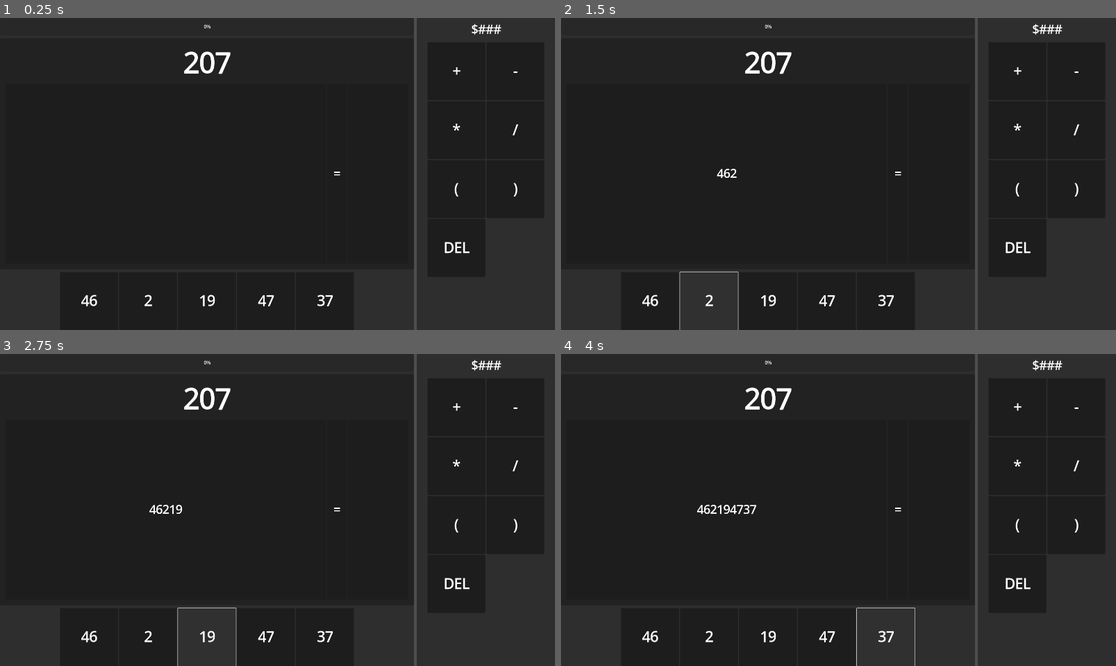
Above: before the commit, frames 1-4 (two rows, left to right).
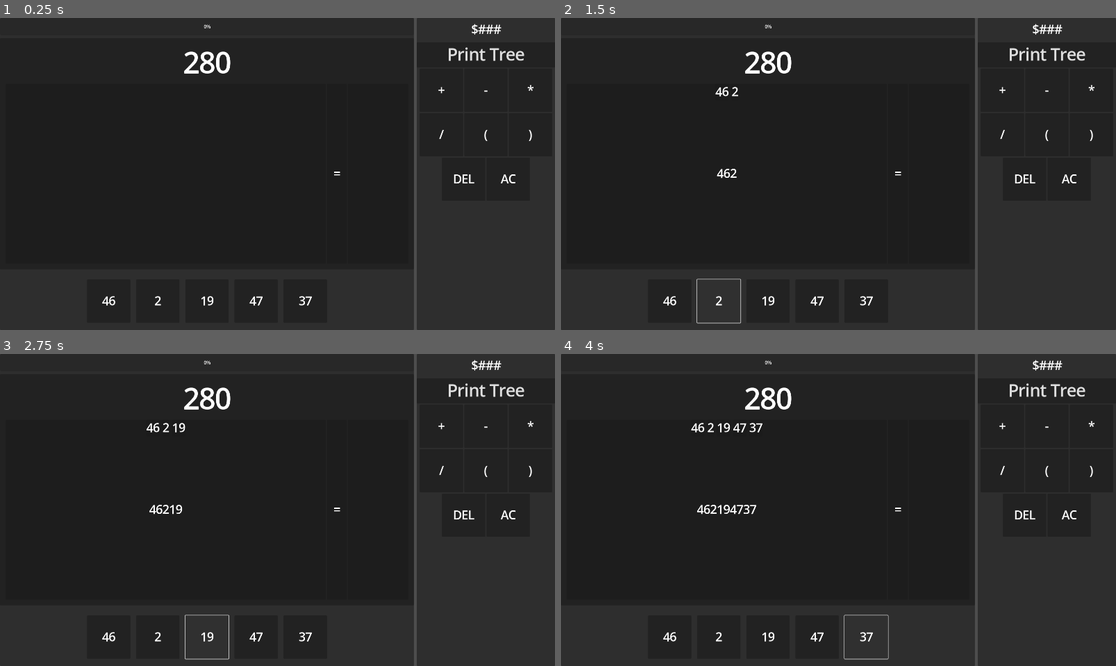
Above: after the commit, the same moments.

Repository: tohuynhphuc/Calculator-Game
Game: Godot game, scene res://game.tscn
The game is run twice, just before and just after one commit, with the same random seed, the same clock (stepped at 60 frames per second) and the same inputs.
Inputs:
- Up to frame 1 (0.25 s): no input
- Up to frame 2 (1.5 s): click "46" at 0.5 s; click "2" at 1.25 s
- Up to frame 3 (2.75 s): click "19" at 2 s
- Up to frame 4 (4 s): click "47" at 2.75 s; click "37" at 3.5 s

The runs differ from the first frame. In frame 1, 1.1% of the frame differs, in the area x 14-97%, y 9-93%; in frame 2, 1.4%; in frame 3, 1.4%; in frame 4, 1.5%, in the area x 14-97%, y 9-100%.

Commit message:
Add Maths display (barely working but it's cool)

Diff:
--- a/game_manager.gd
+++ b/game_manager.gd
@@ -3,10 +3,11 @@
 var generatedTarget: int
 var minValue: int = 100
 var maxValue: int = 999
+var expression: Array[String]
 
 # Called when the node enters the scene tree for the first time.
 func _ready() -> void:
-	generateTargetNumber()
+	generate_target_number()
 
 
 # Called every frame. 'delta' is the elapsed time since the previous frame.
@@ -14,6 +15,29 @@
 	pass
 
 
-func generateTargetNumber() -> void:
+func generate_target_number() -> void:
 	generatedTarget = randi() % (maxValue - minValue + 1) + minValue
-	print(generatedTarget)
+
+
+func get_tree_from_expression(start_id: int = 0, type: TreeNode.NODE_TYPE = TreeNode.NODE_TYPE.EXPRESSION) -> Array:
+	var root: TreeNode = TreeNode.new()
+	root.type = type
+	var i: int = start_id
+	var n: int = len(expression)
+	while i < n:
+		var token = expression[i]
+		var node: TreeNode = TreeNode.new()
+		if token.is_valid_float():
+			root.add_child(token, TreeNode.NODE_TYPE.NUMBER)
+		elif Operators.OPERATORS.has(token):
+			root.add_child(token, TreeNode.NODE_TYPE.OPERATOR)
+		elif Operators.FUNCTIONS.has(token):
+			root.add_child(token, TreeNode.NODE_TYPE.FUNCTION)
+		elif token == "(":
+			var res = get_tree_from_expression(i + 1, TreeNode.NODE_TYPE.BRACKET)
+			root.add_child_node(res[0])
+			i = res[1]
+		elif token == ")":
+			return [root, i]
+		i += 1
+	return [root, i]
--- /dev/null
+++ b/objects/buttons/arrow_keys_buttons/left_arrow_btn.gd
@@ -0,0 +1,23 @@
+class_name LeftArrowBtn
+extends BaseBtn
+
+
+const LEFT_ARROW_BTN_SCENE = preload("res://objects/buttons/arrow_keys_buttons/left_arrow_btn.tscn")
+
+static func new_btn(_value: String, _type: btn_type = btn_type.ARROW_LEFT) -> LeftArrowBtn:
+	var new_btn: LeftArrowBtn = LEFT_ARROW_BTN_SCENE.instantiate()
+	new_btn.set_value(_value)
+	new_btn.set_type(_type)
+	return new_btn
+
+
+# Called when the node enters the scene tree for the first time.
+func _ready() -> void:
+	pass
+
+
+func _on_button_pressed() -> void:
+	EventBus.arrow_button_clicked.emit(type == btn_type.ARROW_LEFT)
+
+	print("Button pressed " + label.text)
+	EventBus.equation_changed.emit()
--- /dev/null
+++ b/objects/buttons/arrow_keys_buttons/left_arrow_btn.tscn
@@ -0,0 +1,9 @@
+[gd_scene load_steps=3 format=3 uid="uid://ccf2qedwxu4q8"]
+
+[ext_resource type="PackedScene" uid="uid://8h5l3r7g8np4" path="res://objects/buttons/base_btn.tscn" id="1_wmo3v"]
+[ext_resource type="Script" uid="uid://b8ug2x46ytlek" path="res://objects/buttons/arrow_keys_buttons/left_arrow_btn.gd" id="2_cb3qe"]
+
+[node name="base_btn" instance=ExtResource("1_wmo3v")]
+script = ExtResource("2_cb3qe")
+
+[connection signal="pressed" from="Button" to="." method="_on_button_pressed"]
--- a/objects/buttons/base_btn.gd
+++ b/objects/buttons/base_btn.gd
@@ -6,14 +6,15 @@
 	NUMBER,
 	EQUATION,
 	DELETE,
-	ALL_CLEAR
+	ALL_CLEAR,
+	ARROW_LEFT,
+	ARROW_RIGHT
 }
 
 var type : btn_type
 var value: String
 
-@onready var math_area = $MathArea
-@onready var label = $Button/Label
+@export var label: Label
 
 const BTN_SCENE = preload("res://objects/buttons/base_btn.tscn")
 
@@ -45,3 +46,7 @@
 
 func get_value() -> String:
 	return value
+
+
+func _on_button_pressed() -> void:
+	pass # Replace with function body.
--- a/objects/buttons/base_btn.tscn
+++ b/objects/buttons/base_btn.tscn
@@ -1,16 +1,20 @@
-[gd_scene load_steps=2 format=3 uid="uid://8h5l3r7g8np4"]
+[gd_scene load_steps=3 format=3 uid="uid://8h5l3r7g8np4"]
 
 [ext_resource type="Script" uid="uid://cpaw16ruswkla" path="res://objects/buttons/base_btn.gd" id="1_fl1qo"]
 
-[node name="base_btn" type="PanelContainer"]
-custom_minimum_size = Vector2(200, 200)
-offset_right = 120.0
-offset_bottom = 70.0
+[sub_resource type="StyleBoxEmpty" id="StyleBoxEmpty_lvumg"]
+
+[node name="base_btn" type="PanelContainer" node_paths=PackedStringArray("label")]
+offset_right = 8.0
+offset_bottom = 8.0
 script = ExtResource("1_fl1qo")
+label = NodePath("Button/Label")
 
 [node name="Button" type="Button" parent="."]
-custom_minimum_size = Vector2(120, 70)
+custom_minimum_size = Vector2(150, 150)
 layout_mode = 2
+theme_override_font_sizes/font_size = 40
+theme_override_styles/normal = SubResource("StyleBoxEmpty_lvumg")
 
 [node name="Label" type="Label" parent="Button"]
 layout_mode = 1
@@ -19,7 +23,9 @@
 anchor_bottom = 1.0
 grow_horizontal = 2
 grow_vertical = 2
-theme_override_font_sizes/font_size = 49
+theme_override_font_sizes/font_size = 40
 text = "#"
 horizontal_alignment = 1
 vertical_alignment = 1
+
+[connection signal="pressed" from="Button" to="." method="_on_button_pressed"]
--- /dev/null
+++ b/objects/buttons/button_theme.tres
@@ -0,0 +1,3 @@
+[gd_resource type="Theme" format=3 uid="uid://cknpnxc2uocv0"]
+
+[resource]
--- a/objects/buttons/buttons_manager.gd
+++ b/objects/buttons/buttons_manager.gd
@@ -7,28 +7,22 @@
 var number_button_arr: Array[String] = []
 var equation_button_arr: Array[String] = ["+", "-", "*", "/", "(", ")"]
 
-#@export var grid_size_x = 120
-#@export var grid_size_y = 90
-#@export var number_grid_cols = 5
-#@export var equation_grid_cols = 3
 
 # Called when the node enters the scene tree for the first time.
 func _ready() -> void:
 	generate_all_buttons()
 	number_button_arr = get_k_random_buttons(5)
-	print(number_button_arr)
 
 	for i in number_button_arr.size():
 		var button = NumberBtn.new_btn(str(number_button_arr[i]))
 		ui_controller.number_container_add_button(button)
-		print(button.get_value())
 
 	for i in equation_button_arr.size():
 		var button = EquationBtn.new_btn(str(equation_button_arr[i]))
 		ui_controller.equation_container_add_button(button)
-		print(button.get_value())
 
 	ui_controller.equation_container_add_button(DeleteBtn.new_btn("DEL"))
+	ui_controller.equation_container_add_button(DeleteBtn.new_btn("AC", BaseBtn.btn_type.ALL_CLEAR))
 
 
 # Called every frame. 'delta' is the elapsed time since the previous frame.
--- a/objects/buttons/equation_buttons/delete_btn.gd
+++ b/objects/buttons/equation_buttons/delete_btn.gd
@@ -16,4 +16,7 @@
 
 
 func _on_button_pressed() -> void:
-	EventBus.delete_button_clicked.emit(false)
+	EventBus.delete_button_clicked.emit(type == btn_type.ALL_CLEAR)
+
+	print("Button pressed " + label.text)
+	EventBus.equation_changed.emit()
--- a/objects/buttons/equation_buttons/equation_btn.gd
+++ b/objects/buttons/equation_buttons/equation_btn.gd
@@ -17,3 +17,6 @@
 
 func _on_button_pressed() -> void:
 	EventBus.equation_button_clicked.emit(value)
+
+	print("Button pressed " + label.text)
+	EventBus.equation_changed.emit()
--- a/objects/buttons/number_buttons/number_btn.gd
+++ b/objects/buttons/number_buttons/number_btn.gd
@@ -17,3 +17,6 @@
 
 func _on_button_pressed() -> void:
 	EventBus.number_button_clicked.emit(value)
+
+	print("Button pressed " + label.text)
+	EventBus.equation_changed.emit()
--- a/objects/math_area/math_area.gd
+++ b/objects/math_area/math_area.gd
@@ -21,11 +21,12 @@
 	for char in characters:
 		text += char
 	expression.text = text
+	GameManager.expression = characters
 
 	if Calculator.evaluate_tokens(characters) == null:
 		result.text = ""
 	else:
-		result.text = str(Calculator.evaluate_tokens(characters))
+		result.text = str(snapped(Calculator.evaluate_tokens(characters), 0.01))
 
 
 
@@ -42,7 +43,6 @@
 
 func on_buttons_clicked(value: String) -> void:
 	add_characters(value)
-	print(value)
 
 
 func on_delete_buttons_clicked(is_all: bool) -> void:
--- a/objects/math_area/math_area.tscn
+++ b/objects/math_area/math_area.tscn
@@ -1,6 +1,7 @@
-[gd_scene load_steps=2 format=3 uid="uid://ovmkfttsg6vm"]
+[gd_scene load_steps=3 format=3 uid="uid://ovmkfttsg6vm"]
 
 [ext_resource type="Script" uid="uid://bomksf8o6q2j1" path="res://objects/math_area/math_area.gd" id="1_6qtjq"]
+[ext_resource type="PackedScene" uid="uid://dfyif2jubwtty" path="res://objects/maths_display/maths_display.tscn" id="2_3yat6"]
 
 [node name="MathArea" type="PanelContainer" node_paths=PackedStringArray("expression", "result", "target")]
 offset_right = 800.0
@@ -35,6 +36,9 @@
 layout_mode = 2
 size_flags_horizontal = 3
 size_flags_stretch_ratio = 8.0
+
+[node name="MathsDisplay" parent="MarginContainer/VBoxContainer/FullExpression/PanelContainer" instance=ExtResource("2_3yat6")]
+layout_mode = 2
 
 [node name="Expression" type="Label" parent="MarginContainer/VBoxContainer/FullExpression/PanelContainer"]
 custom_minimum_size = Vector2(400, 0)
--- /dev/null
+++ b/objects/maths_display/elements/brackets.gd
@@ -0,0 +1,41 @@
+extends Control
+
+var expression: Array[Control]
+@export var container: Container
+var isUpdate: bool = true
+
+# Called when the node enters the scene tree for the first time.
+func _ready() -> void:
+	pass # Replace with function body.
+
+
+# Called every frame. 'delta' is the elapsed time since the previous frame.
+func _process(delta: float) -> void:
+	if isUpdate:
+		update()
+
+
+
+func update() -> void:
+	for child in container.get_children():
+		child.queue_free()
+		#child.hide()
+		#print(child.is)
+		#container.remove_child(child)
+
+	for token in expression:
+		print(token)
+		if container.get_children().has(token):
+			print("HAS")
+			token.show()
+			container.add_child(token)
+			print("Parent: ")
+			print(token.get_parent())
+		else:
+			print("DON'T HAVE")
+			container.add_child(token)
+
+	isUpdate = false
+
+func need_to_update() -> void:
+	isUpdate = true
--- /dev/null
+++ b/objects/maths_display/elements/brackets.tscn
@@ -0,0 +1,31 @@
+[gd_scene load_steps=2 format=3 uid="uid://da0om7852hykm"]
+
+[ext_resource type="Script" uid="uid://b11v3bawo62wo" path="res://objects/maths_display/elements/brackets.gd" id="1_n5w4a"]
+
+[node name="Brackets" type="PanelContainer" node_paths=PackedStringArray("container")]
+anchors_preset = 15
+anchor_right = 1.0
+anchor_bottom = 1.0
+grow_horizontal = 2
+grow_vertical = 2
+script = ExtResource("1_n5w4a")
+container = NodePath("HFlowContainer/InsideBracket")
+
+[node name="HFlowContainer" type="HBoxContainer" parent="."]
+layout_mode = 2
+alignment = 1
+
+[node name="LeftBracket" type="Label" parent="HFlowContainer"]
+layout_mode = 2
+theme_override_font_sizes/font_size = 45
+text = "("
+
+[node name="InsideBracket" type="HBoxContainer" parent="HFlowContainer"]
+layout_mode = 2
+theme_override_constants/separation = 10
+alignment = 1
+
+[node name="RightBracket" type="Label" parent="HFlowContainer"]
+layout_mode = 2
+theme_override_font_sizes/font_size = 45
+text = ")"
--- /dev/null
+++ b/objects/maths_display/elements/expression.gd
@@ -0,0 +1,41 @@
+extends Control
+
+var elements: Array
+@export var container: Container
+var isUpdate: bool = true
+
+# Called when the node enters the scene tree for the first time.
+func _ready() -> void:
+	pass # Replace with function body.
+
+
+# Called every frame. 'delta' is the elapsed time since the previous frame.
+func _process(delta: float) -> void:
+	if isUpdate:
+		update()
+
+
+func update() -> void:
+	for child in container.get_children():
+		child.queue_free()
+		#child.hide()
+		#print(child.is)
+		#container.remove_child(child)
+
+	for token in elements:
+		print(token)
+		if container.get_children().has(token):
+			print("HAS")
+			token.show()
+			container.add_child(token)
+			print("Parent: ")
+			print(token.get_parent())
+		else:
+			print("DON'T HAVE")
+			container.add_child(token)
+
+	isUpdate = false
+
+
+func need_to_update() -> void:
+	isUpdate = true
--- /dev/null
+++ b/objects/maths_display/elements/expression.tscn
@@ -0,0 +1,21 @@
+[gd_scene load_steps=2 format=3 uid="uid://cae7bcac1mfoi"]
+
+[ext_resource type="Script" uid="uid://dv0y733itbfof" path="res://objects/maths_display/elements/expression.gd" id="1_k4ox6"]
+
+[node name="Expression" type="Control" node_paths=PackedStringArray("container")]
+layout_mode = 3
+anchors_preset = 15
+anchor_right = 1.0
+anchor_bottom = 1.0
+grow_horizontal = 2
+grow_vertical = 2
+script = ExtResource("1_k4ox6")
+container = NodePath("PanelContainer/HFlowContainer")
+
+[node name="PanelContainer" type="PanelContainer" parent="."]
+layout_mode = 0
+offset_right = 40.0
+offset_bottom = 40.0
+
+[node name="HFlowContainer" type="HFlowContainer" parent="PanelContainer"]
+layout_mode = 2
--- /dev/null
+++ b/objects/maths_display/elements/function.tscn
@@ -0,0 +1,36 @@
+[gd_scene load_steps=2 format=3 uid="uid://c8sa70335xyyc"]
+
+[ext_resource type="Script" uid="uid://b11v3bawo62wo" path="res://objects/maths_display/elements/brackets.gd" id="1_3w315"]
+
+[node name="Brackets" type="Control" node_paths=PackedStringArray("container")]
+layout_mode = 3
+anchors_preset = 15
+anchor_right = 1.0
+anchor_bottom = 1.0
+grow_horizontal = 2
+grow_vertical = 2
+script = ExtResource("1_3w315")
+container = NodePath("PanelContainer/HFlowContainer/InsideBracket")
+
+[node name="PanelContainer" type="PanelContainer" parent="."]
+layout_mode = 0
+offset_right = 40.0
+offset_bottom = 40.0
+
+[node name="HFlowContainer" type="HFlowContainer" parent="PanelContainer"]
+layout_mode = 2
+alignment = 1
+
+[node name="LeftBracket" type="Label" parent="PanelContainer/HFlowContainer"]
+layout_mode = 2
+theme_override_font_sizes/font_size = 45
+text = "("
+
+[node name="InsideBracket" type="HFlowContainer" parent="PanelContainer/HFlowContainer"]
+layout_mode = 2
+alignment = 1
+
+[node name="RightBracket" type="Label" parent="PanelContainer/HFlowContainer"]
+layout_mode = 2
+theme_override_font_sizes/font_size = 45
+text = ")"
--- /dev/null
+++ b/objects/maths_display/elements/number.gd
@@ -0,0 +1,23 @@
+#class_name Number
+extends Control
+
+@export var label: Label
+var value
+var isUpdate: bool = true
+
+# Called every frame. 'delta' is the elapsed time since the previous frame.
+func _process(delta: float) -> void:
+	if isUpdate:
+		update()
+
+func update() -> void:
+	label.text = str(value)
+	isUpdate = false
+
+
+func set_value(number) -> void:
+	value = number
+
+
+func need_to_update() -> void:
+	isUpdate = true
--- /dev/null
+++ b/objects/maths_display/elements/number.tscn
@@ -0,0 +1,16 @@
+[gd_scene load_steps=2 format=3 uid="uid://c6tgm2fe83d4u"]
+
+[ext_resource type="Script" uid="uid://dyao1s67407lp" path="res://objects/maths_display/elements/number.gd" id="1_ftmjb"]
+
+[node name="Number" type="PanelContainer" node_paths=PackedStringArray("label")]
+offset_right = 86.0
+offset_bottom = 55.8333
+size_flags_horizontal = 0
+script = ExtResource("1_ftmjb")
+label = NodePath("Label")
+
+[node name="Label" type="Label" parent="."]
+layout_mode = 2
+theme_override_font_sizes/font_size = 40
+horizontal_alignment = 1
+vertical_alignment = 1
--- /dev/null
+++ b/objects/maths_display/maths_display.gd
@@ -0,0 +1,53 @@
+extends Control
+
+@onready var _brackets = preload("res://objects/maths_display/elements/brackets.tscn")
+@onready var _expression = preload("res://objects/maths_display/elements/expression.tscn")
+@onready var _function = preload("res://objects/maths_display/elements/function.tscn")
+@onready var _number = preload("res://objects/maths_display/elements/number.tscn")
+
+@export var container: Container
+
+# Called when the node enters the scene tree for the first time.
+func _ready() -> void:
+	EventBus.equation_changed.connect(display_tree)
+
+
+# Called every frame. 'delta' is the elapsed time since the previous frame.
+func _process(delta: float) -> void:
+	pass
+
+
+func display_tree() -> void:
+	for child in container.get_children():
+		child.queue_free()
+	var objects = from_tree_to_nodes(GameManager.get_tree_from_expression()[0])
+	for obj in objects:
+		container.add_child(obj)
+
+
+func from_tree_to_nodes(root: TreeNode) -> Array:
+	var objects: Array[Control] = []
+	for child in root.children:
+		if child.type == TreeNode.NODE_TYPE.NUMBER:
+			var number = _number.instantiate()
+			number.set_value(int(child.value))
+			number.update()
+			objects.append(number)
+		elif child.type == TreeNode.NODE_TYPE.OPERATOR:
+			# TODO: Create Operator Scene
+			var operator = _number.instantiate()
+			operator.value = child.value
+			objects.append(operator)
+			operator.update()
+		elif child.type == TreeNode.NODE_TYPE.FUNCTION:
+			var function = _function.instantiate()
+			# TODO: Implement function
+			function.update()
+		elif child.type == TreeNode.NODE_TYPE.BRACKET:
+			var bracket = _brackets.instantiate()
+			var inside_bracket = from_tree_to_nodes(child)
+			print(inside_bracket)
+			bracket.expression = inside_bracket
+			objects.append(bracket)
+			bracket.update()
+	return objects
--- /dev/null
+++ b/objects/maths_display/maths_display.tscn
@@ -0,0 +1,24 @@
+[gd_scene load_steps=2 format=3 uid="uid://dfyif2jubwtty"]
+
+[ext_resource type="Script" uid="uid://cjly2hqkhyll2" path="res://objects/maths_display/maths_display.gd" id="1_bjyv8"]
+
+[node name="MathsDisplay" type="Control" node_paths=PackedStringArray("container")]
+layout_mode = 3
+anchors_preset = 15
+anchor_right = 1.0
+anchor_bottom = 1.0
+grow_horizontal = 2
+grow_vertical = 2
+script = ExtResource("1_bjyv8")
+container = NodePath("HFlowContainer")
+
+[node name="HFlowContainer" type="HFlowContainer" parent="."]
+layout_mode = 1
+anchors_preset = 15
+anchor_right = 1.0
+anchor_bottom = 1.0
+grow_horizontal = 2
+grow_vertical = 2
+theme_override_constants/h_separation = 10
+theme_override_constants/v_separation = 10
+alignment = 1
--- a/ui.gd
+++ b/ui.gd
@@ -1,8 +1,8 @@
 extends Control
 class_name UI_Controller
 
-@export var number_container: GridContainer
-@export var equation_container: GridContainer
+@export var number_container: Container
+@export var equation_container: Container
 
 # Called when the node enters the scene tree for the first time.
 func _ready() -> void:
@@ -20,3 +20,7 @@
 
 func equation_container_add_button(btn: BaseBtn) -> void:
 	equation_container.add_child(btn)
+
+
+func _on_get_tree_button_pressed() -> void:
+	GameManager.getTreeFromExpression()[0].print_tree()
--- a/ui.tscn
+++ b/ui.tscn
@@ -42,12 +42,12 @@
 layout_mode = 2
 size_flags_vertical = 3
 
-[node name="NumberContainer" type="GridContainer" parent="HBoxContainer/LeftPanel/LeftSide"]
+[node name="NumberContainer" type="HBoxContainer" parent="HBoxContainer/LeftPanel/LeftSide"]
 layout_mode = 2
 size_flags_horizontal = 4
-size_flags_vertical = 3
+size_flags_vertical = 6
 size_flags_stretch_ratio = 0.25
-columns = 6
+theme_override_constants/separation = 20
 
 [node name="RightPanel" type="PanelContainer" parent="HBoxContainer"]
 layout_mode = 2
@@ -76,8 +76,16 @@
 theme_override_font_sizes/font_size = 41
 text = "$###"
 
-[node name="EquationContainer" type="GridContainer" parent="HBoxContainer/RightPanel/RightSide"]
+[node name="GetTreeButton" type="Button" parent="HBoxContainer/RightPanel/RightSide"]
 layout_mode = 2
-size_flags_horizontal = 4
-size_flags_vertical = 3
-columns = 2
+theme_override_font_sizes/font_size = 56
+text = "Print Tree"
+
+[node name="EquationContainer" type="HFlowContainer" parent="HBoxContainer/RightPanel/RightSide"]
+layout_mode = 2
+alignment = 1
+
+[node name="ArrowKeysContainer" type="HBoxContainer" parent="HBoxContainer/RightPanel/RightSide"]
+layout_mode = 2
+
+[connection signal="pressed" from="HBoxContainer/RightPanel/RightSide/GetTreeButton" to="." method="_on_get_tree_button_pressed"]
--- a/utils/autoload/event_bus.gd
+++ b/utils/autoload/event_bus.gd
@@ -3,3 +3,6 @@
 signal number_button_clicked(value: String)
 signal equation_button_clicked(value: String)
 signal delete_button_clicked(is_all: bool)
+signal arrow_button_clicked(is_left: bool)
+
+signal equation_changed
--- a/utils/calculator.gd
+++ b/utils/calculator.gd
@@ -144,7 +144,8 @@
 		var insert_mul := false
 
 		if prev != null:
-			var prev_can_end = (prev.is_valid_float() or _is_identifier(prev) or prev == ")")
+			var prev_can_end = (prev.is_valid_float() or _is_identifier(prev)
+					or prev == ")" or Operators.POSTFIX.has(prev))
 			var t_can_start = (is_number or is_ident or t == "(")
 
 			if prev_can_end and t_can_start:
--- a/utils/operators.gd
+++ b/utils/operators.gd
@@ -17,6 +17,8 @@
 	"!":  {"precedence": 4, "assoc": "right", "arity": 1, "func": func(a): return factorial(a)},
 }
 
+static var POSTFIX = ["!"]
+
 # Registered functions (min, max, sin, cos, tan, etc)
 static var FUNCTIONS = {
 	"sin": func(a): return sin(a),
--- /dev/null
+++ b/utils/tree_node.gd
@@ -0,0 +1,37 @@
+class_name TreeNode
+
+enum NODE_TYPE {
+	EXPRESSION,
+	NUMBER,
+	OPERATOR,
+	FUNCTION,
+	BRACKET,
+	FRACTION
+}
+
+var children: Array[TreeNode] = []
+var value = null
+var type: NODE_TYPE
+
+func add_child(child_value, child_type) -> void:
+	var new_node: TreeNode = TreeNode.new()
+	new_node.value = child_value
+	new_node.type = child_type
+	children.append(new_node)
+
+
+func add_child_node(node: TreeNode) -> void:
+	children.append(node)
+
+
+func remove_child(id) -> void:
+	children.remove_at(id)
+
+
+func print_tree() -> void:
+	print(value)
+	print("START")
+	for child in children:
+		print("-----")
+		child.print_tree()
+	print("END")
Not shown, changed: export_presets.cfg
Not shown, added: objects/buttons/arrow_keys_buttons/left_arrow_btn.gd.uid
Not shown, added: objects/maths_display/elements/brackets.gd.uid
Not shown, added: objects/maths_display/elements/expression.gd.uid
Not shown, added: objects/maths_display/elements/number.gd.uid
Not shown, added: objects/maths_display/maths_display.gd.uid
Not shown, added: utils/tree_node.gd.uid
Not shown, removed: exports/Calculator.pck
Not shown, added: exports/linux/Calculator.pck
Not shown, added: exports/linux/Calculator.sh
Not shown, added: exports/linux/Calculator.x86_64
Not shown, added: exports/windows/Calculator.console.exe
(and 2 more such lines)
